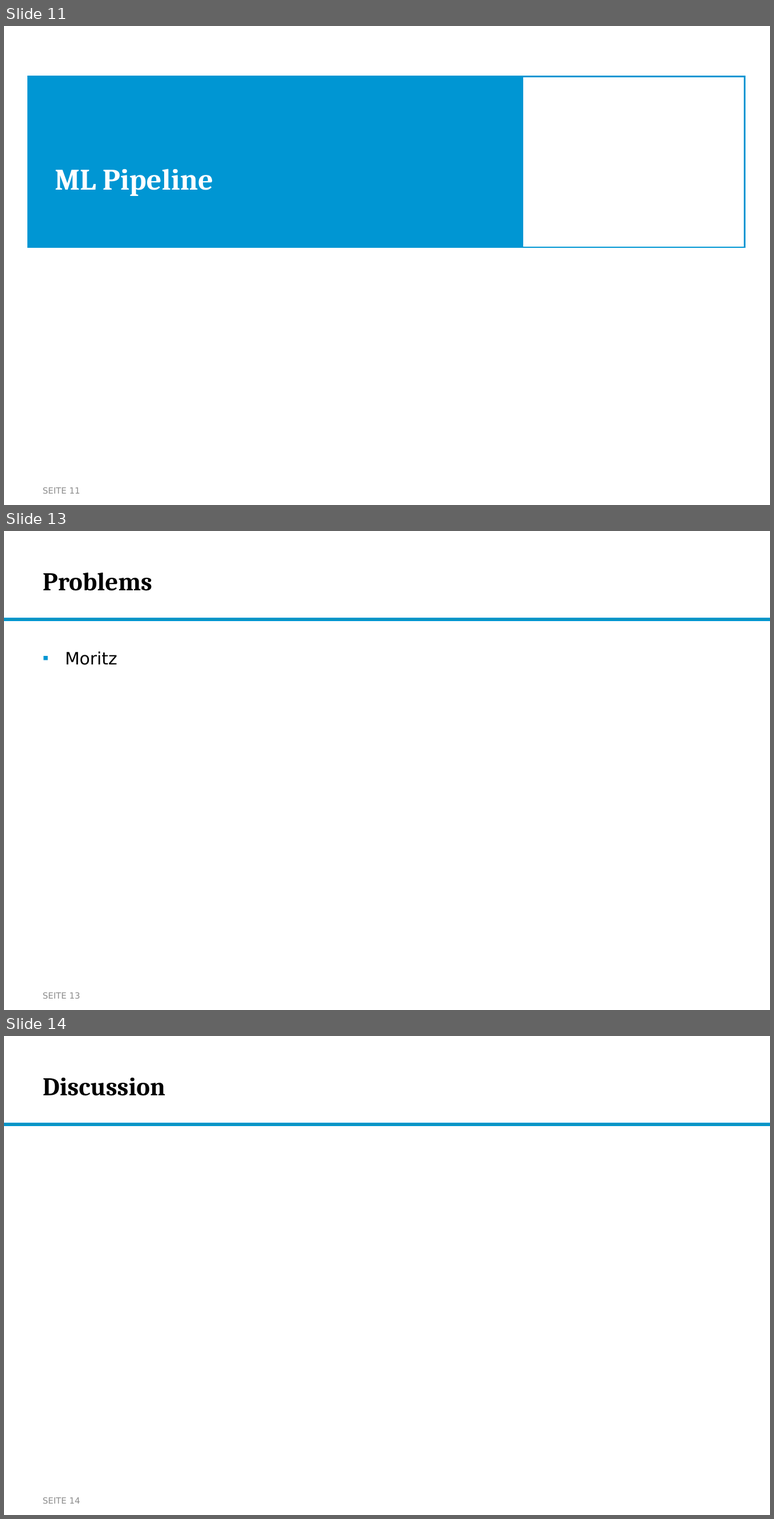
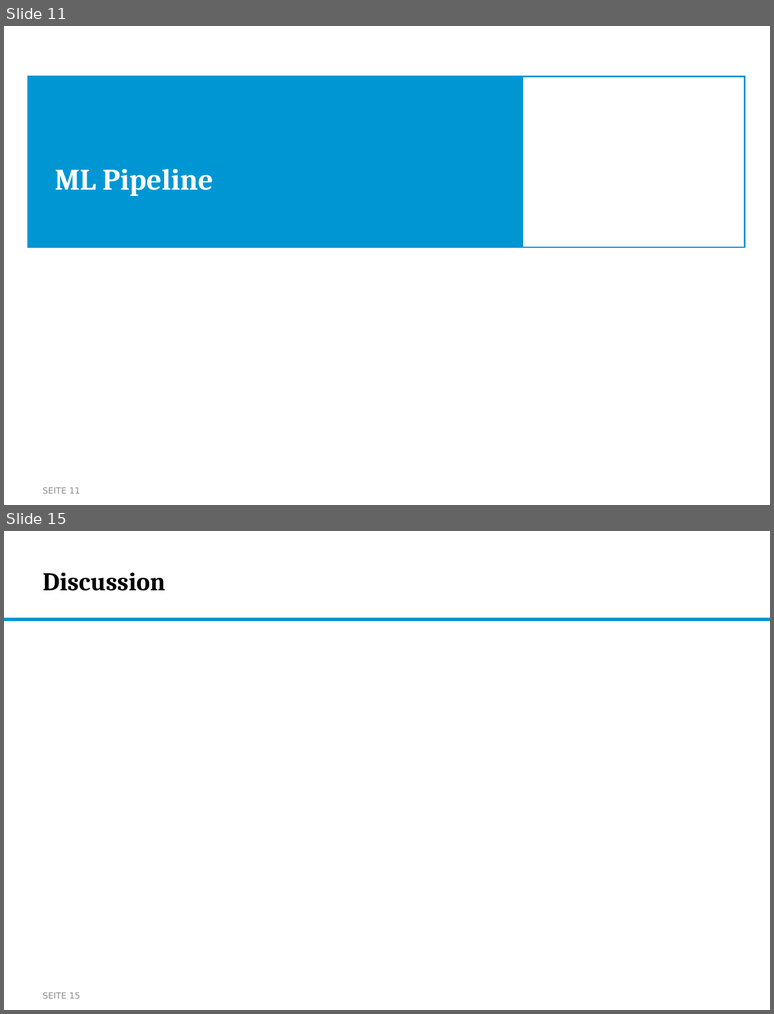
Before and after one commit to nikmaster/wu_dslab_infrared-city, a slide deck: deliverables/3b. intermediate slides/Intermediate Slides.pptx. Shown one above the other, each under a label of ours: slides 11, 13 and 14 before the commit, slides 11 and 15 after it; the slides between them are not shown. The pictures are 774x1519 and 774x1014 pixels, drawn with LibreOffice and Linux fonts; fonts in the diff are those of the drawing; background and template pictures are left out. Boxes give left, top, right and bottom in pixels: in the first picture for what was removed or moved away, otherwise in the second. Text is boxed around its words. In the diff, an @@ line names an element or a change of style, - is before the commit and + after.

```diff
--- a/deliverables/3b. intermediate slides/Intermediate Slides.pptx
+++ b/deliverables/3b. intermediate slides/Intermediate Slides.pptx
@@ slide 13 removed at [4,531,770,1010], background #FFFFFF; not listed: 1 template element that a slide beside it also shows @@
@@ title removed at [43,573,152,591] @@
-Problems
@@ text removed at [65,651,117,665] @@
-▪ Moritz
@@ page number removed at [43,992,80,998] @@
-SEITE 13
@@ what was slide 14 is now slide 15 @@
@@ page number at [43,992,80,998]: text changed @@
-SEITE 14
+SEITE 15
```
Also in this commit, not shown: 3 slides added, 1 other slide removed.
